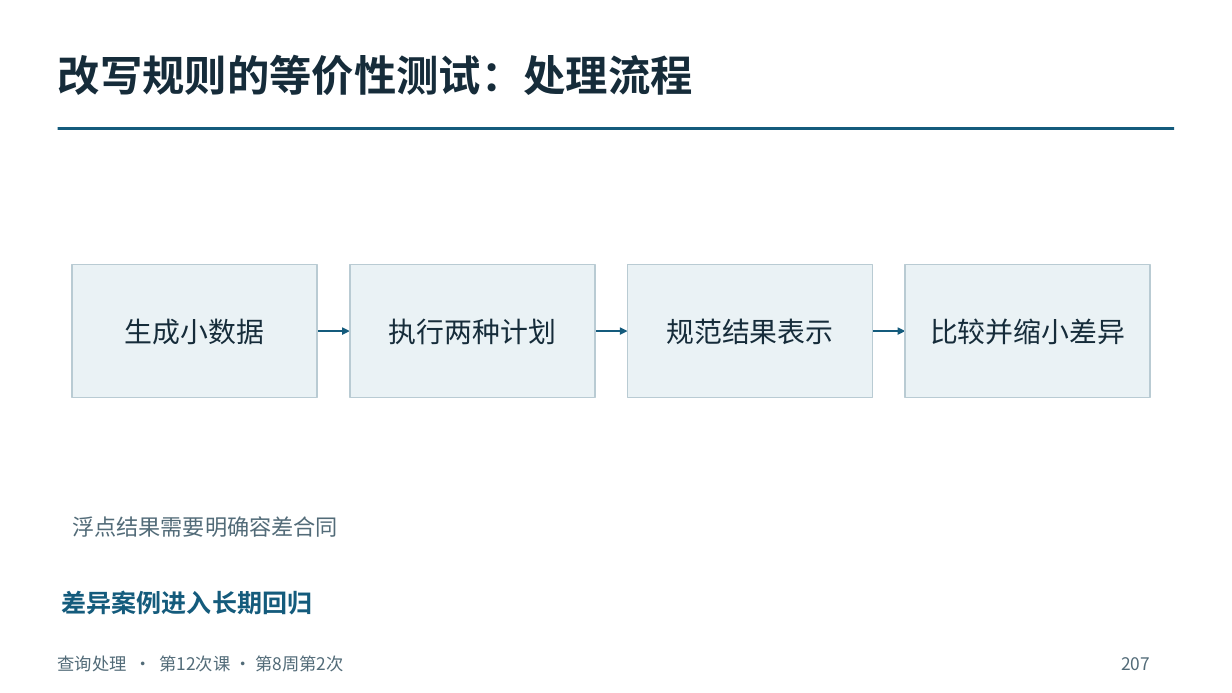
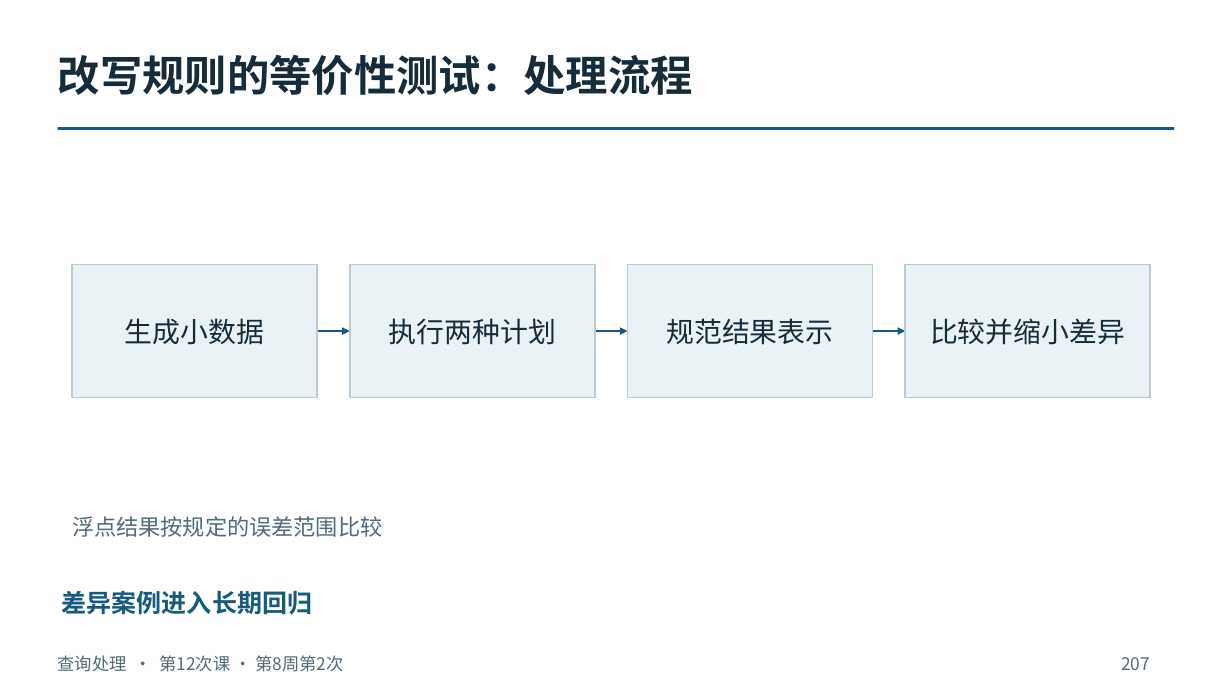
Before and after one commit to intellistream/database-kernel-course-student, a slide deck: slide 207 of 01_课件（第6版）/03_查询处理.pptx. Drawn at 1232x693 pixels with LibreOffice and Linux fonts; fonts in the diff are those of the drawing. Boxes give left, top, right and bottom in pixels: in the first picture for what was removed or moved away, otherwise in the second. Text is boxed around its words. In the diff, an @@ line names an element or a change of style, - is before the commit and + after.

Commit message:
Polish wording in lesson slides and module decks

```diff
--- a/01_课件（第6版）/03_查询处理.pptx
+++ b/01_课件（第6版）/03_查询处理.pptx
@@ text at bbox=[72, 516, 382, 537]: text changed @@
-浮点结果需要明确容差合同
+浮点结果按规定的误差范围比较
```
Also in this commit, not shown: 11 other slides changed, 26 other files.
